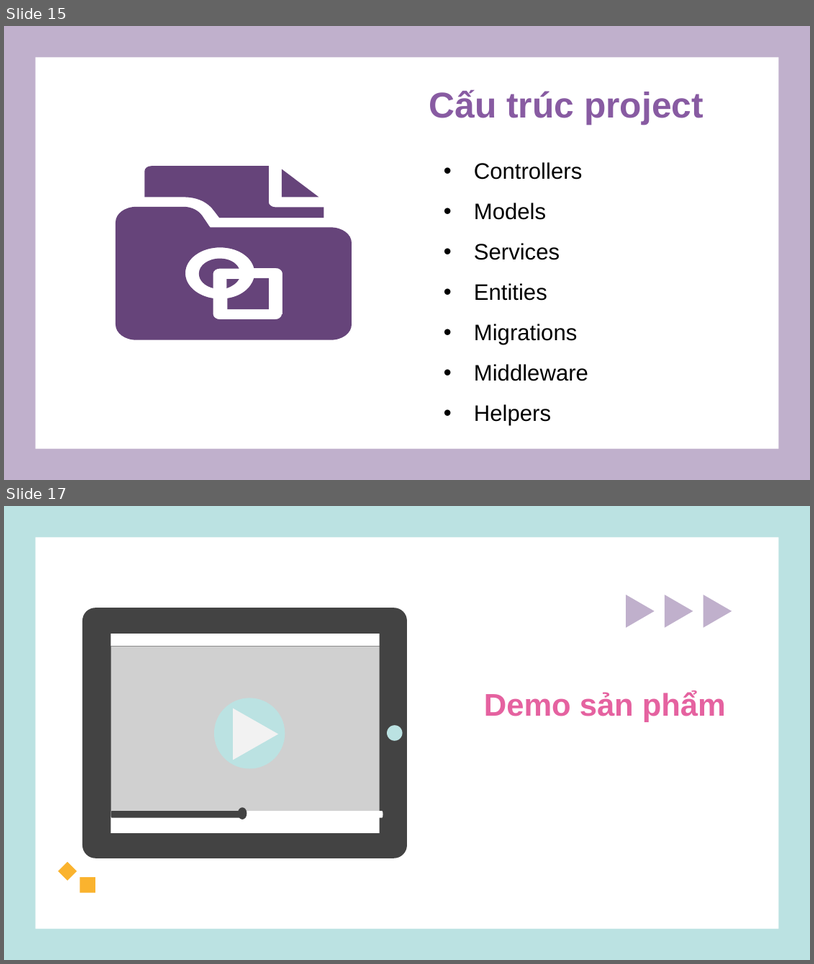
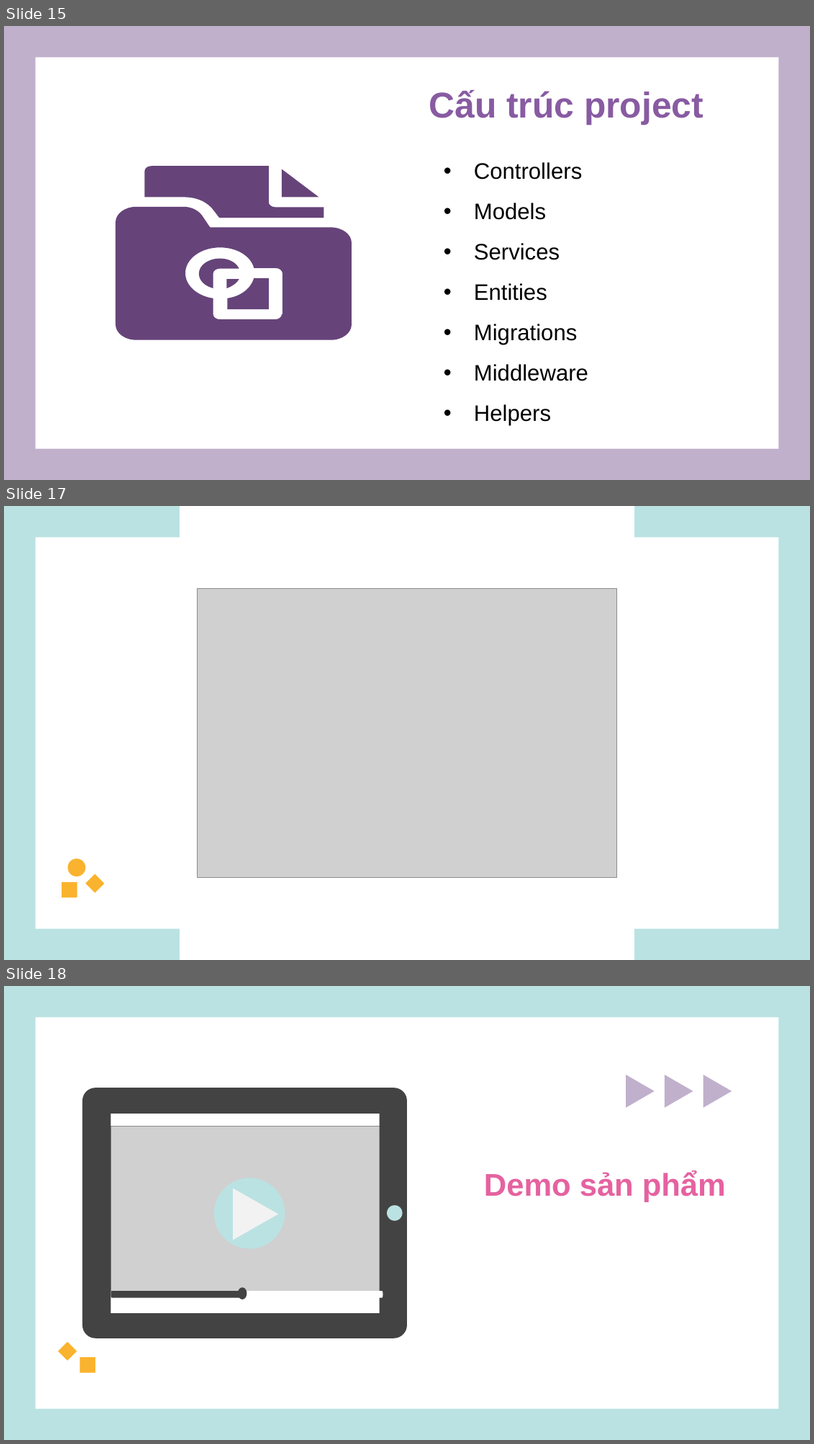
Before and after one commit to NgoThiTrang-k17/KLTN_WebsiteChiaSeHinhAnh_Nhom5_K17, a slide deck: Report/TLCN.pptx. Shown one above the other, each under a label of ours: slides 15 and 17 before the commit, slides 15, 17 and 18 after it; the slides between them are not shown. The pictures are 814x964 and 814x1444 pixels, drawn with LibreOffice and Linux fonts; fonts in the diff are those of the drawing; grey boxes stand for pictures. Boxes give left, top, right and bottom in pixels: in the first picture for what was removed or moved away, otherwise in the second. Text is boxed around its words. In the diff, an @@ line names an element or a change of style, - is before the commit and + after.

Commit message:
update báo cáo

```diff
--- a/Report/TLCN.pptx
+++ b/Report/TLCN.pptx
@@ slide 17 added at bbox=[4, 506, 810, 960], background #BBE2E2; not listed: 1 template element that a slide beside it also shows @@
@@ rectangle added at bbox=[180, 506, 634, 959], fill #FFFFFF, outline #FFFFFF 2 pt @@
@@ picture added at bbox=[198, 506, 617, 959] @@
@@ picture added at bbox=[198, 588, 617, 877] @@
@@ ellipse added at bbox=[67, 858, 85, 876], fill #FAB32E @@
@@ rectangle added at bbox=[62, 882, 77, 897], fill #FAB32E @@
@@ diamond added at bbox=[85, 874, 104, 892], fill #FAB32E @@
@@ what was slide 17 is now slide 18 @@
```
Also in this commit, not shown: 1 slide changed.
